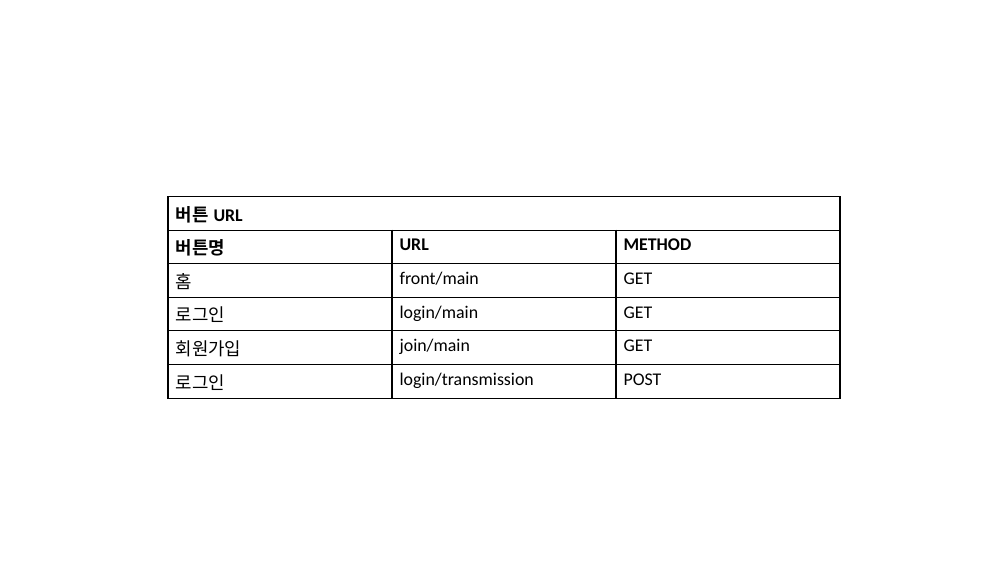
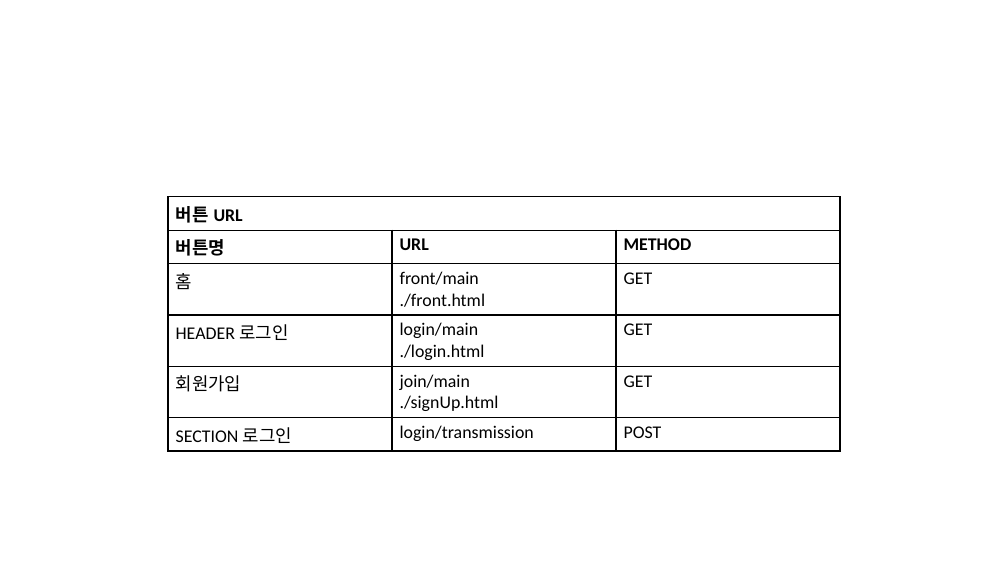
Before and after one commit to to-hworld/Library_Project, a slide deck: slide 4 of design/pageDesign.pptx. Drawn at 1008x567 pixels with LibreOffice and Linux fonts; fonts in the diff are those of the drawing. Boxes give left, top, right and bottom in pixels: in the first picture for what was removed or moved away, otherwise in the second. Text is boxed around its words. In the diff, an @@ line names an element or a change of style, - is before the commit and + after.

```diff
--- a/design/pageDesign.pptx
+++ b/design/pageDesign.pptx
@@ table at (168,197,839,447) @@
-row 3, column 2: front/main
+row 3, column 2: front/main / ./front.html
-row 4, column 1: 로그인
+row 4, column 1: HEADER 로그인
-row 4, column 2: login/main
+row 4, column 2: login/main / ./login.html
-row 5, column 2: join/main
+row 5, column 2: join/main / ./signUp.html
-row 6, column 1: 로그인
+row 6, column 1: SECTION 로그인
```
Also in this commit, not shown: 22 other slides changed, 1 slide added, 6 other files.
